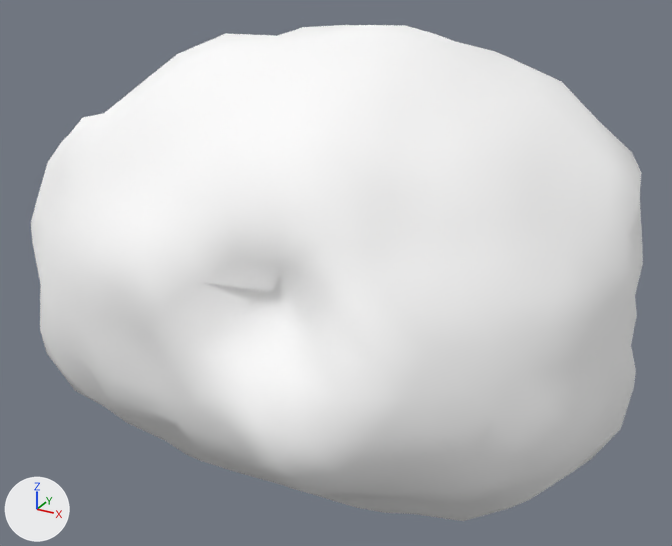
The glTF model assets/asteroids/asteroid_med_22.glb as it was, and as the next commit left it.
Both versions are drawn from a 50 mm camera at (1.29, -2.53, 1.24) aimed at (-0.09, -0.03, -0.01). Lighting does not change. The marker at lower left points along +X, +Y and +Z. The older version comes first. Vertices at exactly the same position are counted once.

Script lines for the objects in view, before the commit:
```python
mat_rock_asteroid_med_22 = principled_material('Rock_asteroid_med_22')
mat_rock_asteroid_med_22.base_color = (1.0, 1.0, 1.0)  # white #ffffff
mat_rock_asteroid_med_22.metallic = 0.0451
mat_rock_asteroid_med_22.roughness = 0.897
me_icosphere = bpy.data.meshes.new('Icosphere')
me_icosphere.from_pydata(...)  # 642 vertices, 1280 faces; spans x -1.15..0.92, y -0.94..0.93, z -0.71..0.82
me_icosphere.materials.append(mat_rock_asteroid_med_22)  # white #ffffff
ob_asteroid_med_22 = bpy.data.objects.new('asteroid_med_22', me_icosphere)
ob_asteroid_med_22.location = (0.0, 0.0, 0.0)
```
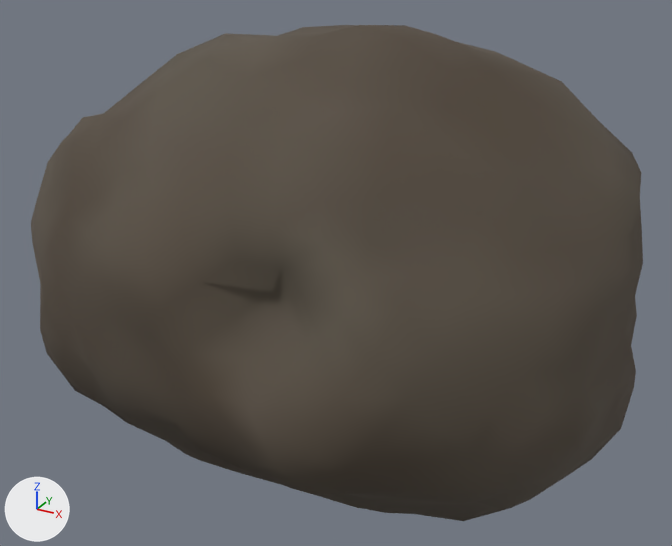
Boxes (x1, y1, x2, y2) around the edits, measured in the pictures (672 x 546 px):
```json
{"object": "asteroid_med_22", "change": "recoloured", "before": [31, 25, 643, 521], "after": [31, 25, 643, 521], "on screen": "darker"}
```

The change, as JSON lines over the scene's bpy script:
```json
{"block": "mat_rock_asteroid_med_22", "where": "n0 = _N.new('ShaderNodeBsdfPrincipled'); n0.name = 'Principled BSDF'"}
{"op": "remove", "block": "mat_rock_asteroid_med_22", "code": "n0.inputs[0].default_value = (1.0, 1.0, 1.0, 1.0)  # 'Base Color', white #ffffff"}
{"op": "set", "path": "n0.inputs[1].default_value", "old": "0.0451", "new": "0.0115", "note": "'Metallic'"}
{"op": "set", "path": "n0.inputs[2].default_value", "old": "0.897", "new": "0.892", "note": "'Roughness'"}
{"op": "add", "block": "mat_rock_asteroid_med_22", "code": "n2 = _N.new('ShaderNodeVertexColor'); n2.name = 'Color Attribute'"}
{"op": "add", "block": "mat_rock_asteroid_med_22", "code": "_L.new(n2.outputs[0], n0.inputs[0])  # 'Color' to 'Base Color'"}
{"block": "me_icosphere", "where": "me_icosphere.from_pydata(...)  # 642 vertices, 1280 faces; spans x -1.15..0.92, y -0.94..0.93, z -0.71..0.82"}
{"block": "me_icosphere", "where": "# used by ob_asteroid_med_22; location = (0.0, 0.0, 0.0)"}
{"block": "me_icosphere", "change": "me_icosphere part 1: vertex colours changed"}
```
